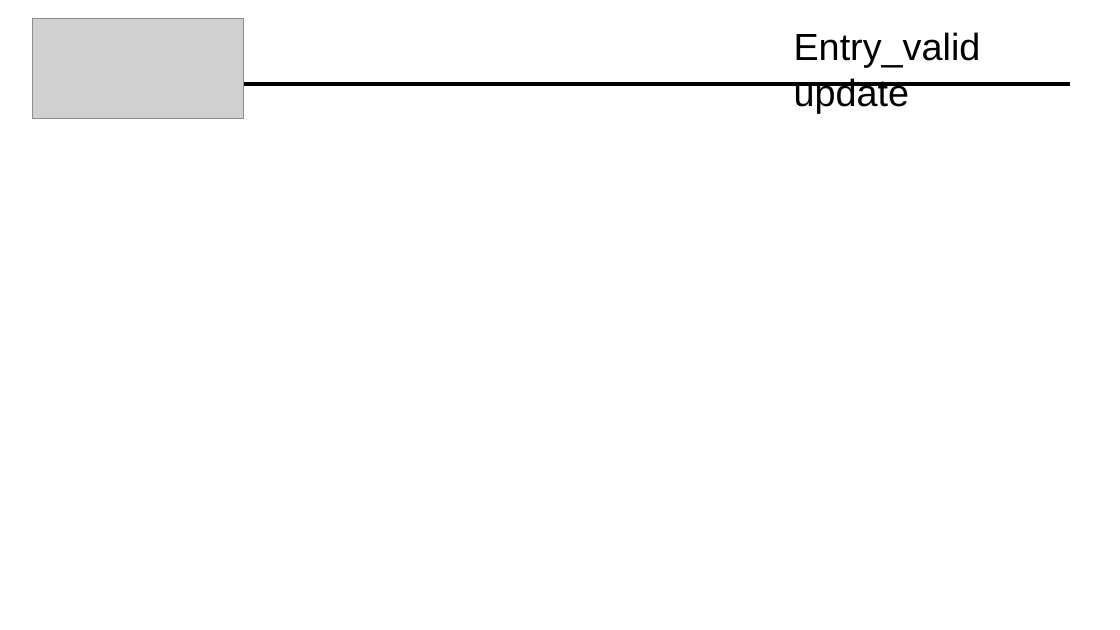
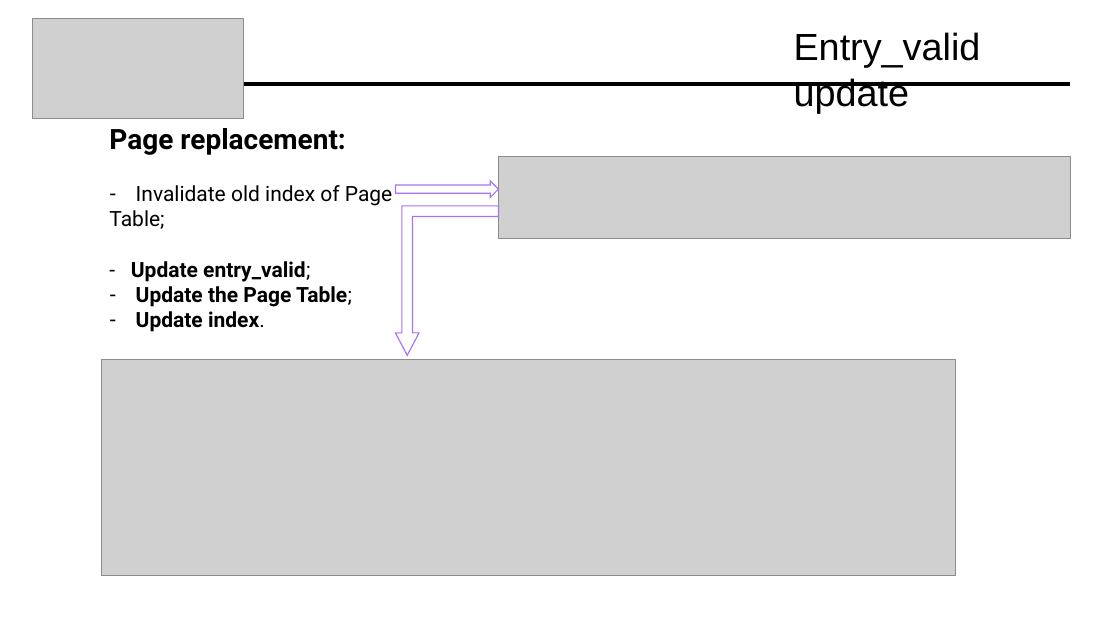
Before and after one commit to Davide619/OS161, a slide deck: slide 30 of Presentazione Progetto OS161.pptx (slide 29 before the commit). Drawn at 1120x630 pixels with LibreOffice and Linux fonts; fonts in the diff are those of the drawing; grey boxes stand for pictures. Boxes give left, top, right and bottom in pixels: in the first picture for what was removed or moved away, otherwise in the second. Text is boxed around its words. In the diff, an @@ line names an element or a change of style, - is before the commit and + after.

```diff
--- a/Presentazione Progetto OS161.pptx
+++ b/Presentazione Progetto OS161.pptx
@@ text added at box(109, 128, 392, 332), 18 pt, text #000000, bold @@
+Page replacement:
+– Invalidate old index of Page
+Table;
+- Update entry_valid;
+– Update the Page Table;
+– Update index.
@@ picture added at box(498, 156, 1070, 239) @@
@@ right arrow added at box(396, 181, 499, 197), fill #FFFFFF, outline #A673F4 1 pt @@
@@ bent up arrow added at box(396, 206, 499, 355), fill #FFFFFF, outline #A673F4 1 pt @@
@@ picture added at box(102, 360, 956, 576) @@
```
Also in this commit, not shown: 1 other slide changed, 2 slides added, 2 other files.
